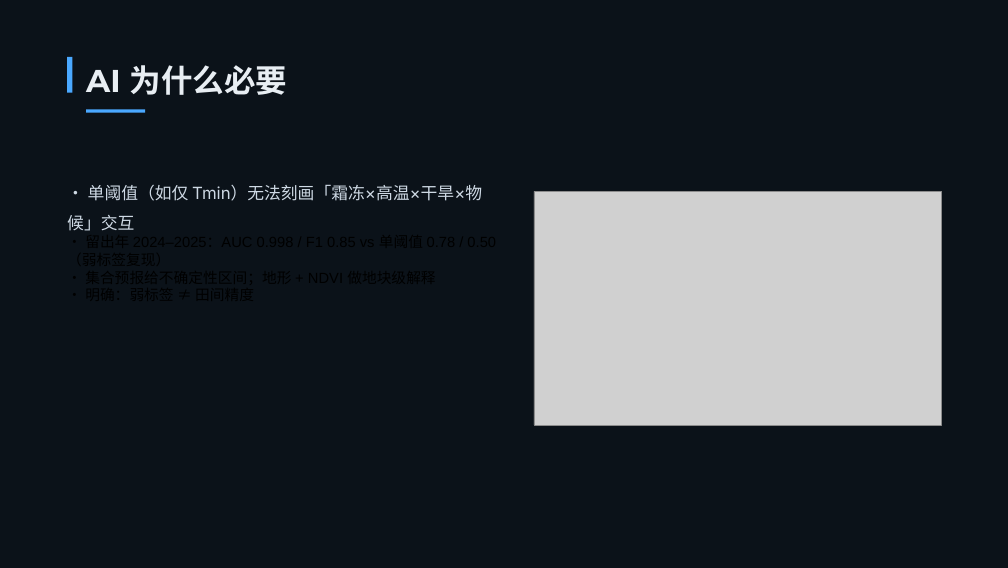
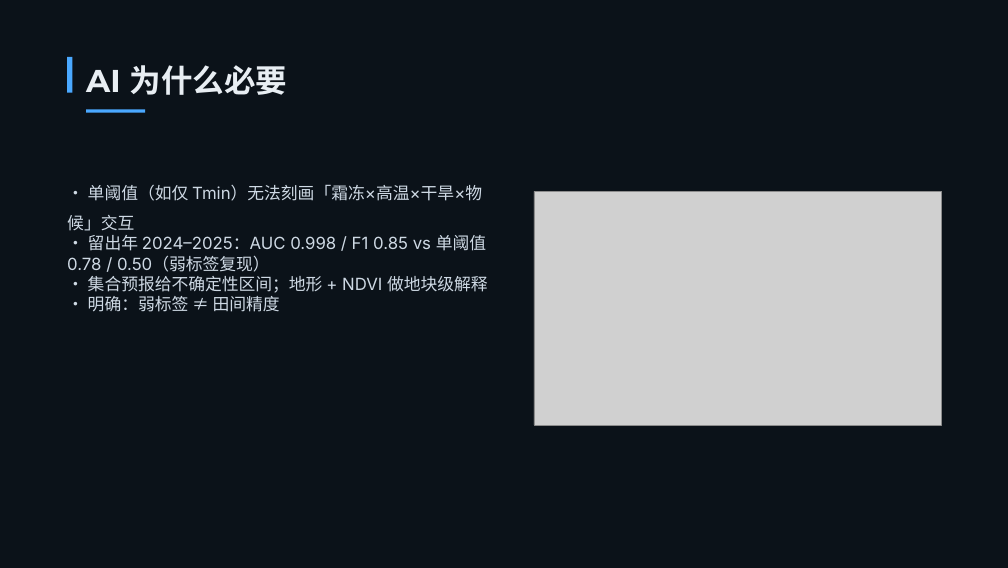
Before and after one commit to Eric2007-sudo/TeaWindow, a slide deck: slide 5 of submit/TeaWindow_路演_设计版.pptx. Drawn at 1008x568 pixels with LibreOffice and Linux fonts; fonts in the diff are those of the drawing; grey boxes stand for pictures. Boxes give left, top, right and bottom in pixels: in the first picture for what was removed or moved away, otherwise in the second. Text is boxed around its words. In the diff, an @@ line names an element or a change of style, - is before the commit and + after.

```diff
--- a/submit/TeaWindow_路演_设计版.pptx
+++ b/submit/TeaWindow_路演_设计版.pptx
@@ text at (67,235,488,312): size 14 to 16 pt, font Arial to Inter, text colour #000000 to #CED9E4 in "• 留出年 2024–2025：AUC 0.998 / F1 0.85 ...", "• 集合预报给不确定性区间；地形 + NDVI 做地块级解释", "• 明确：弱标签 ≠ 田间精度" @@
```
Also in this commit, not shown: 7 other slides changed, 1 other file.
